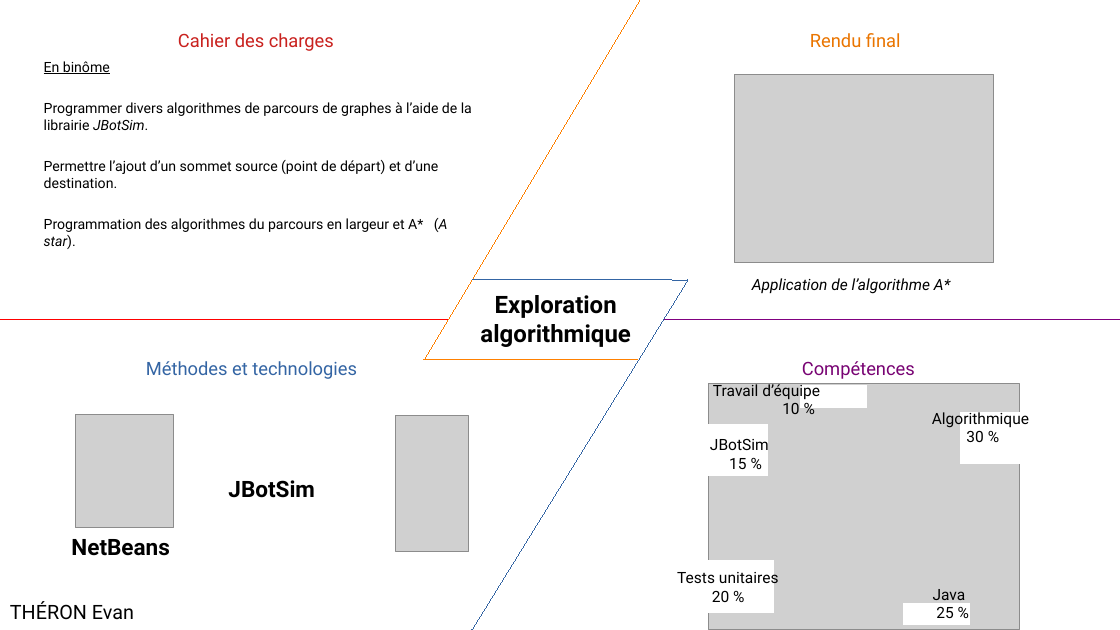
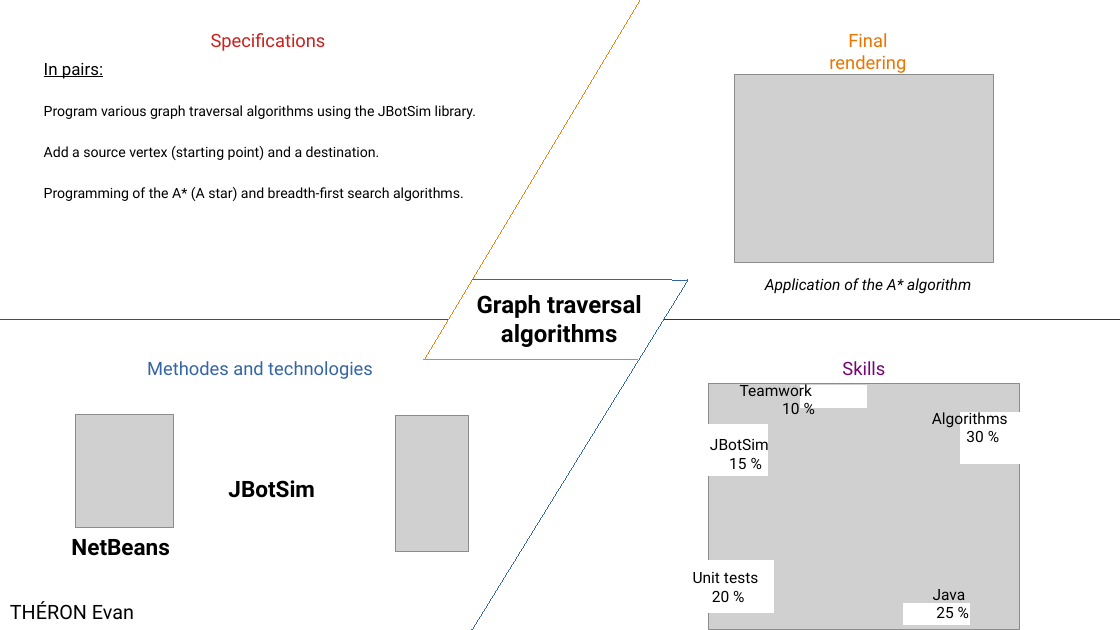
Before and after one commit to evtheron/portfolio, a slide deck: slide 1 of RetEx/Projet_Exploration_Algo_RetEx.odp. Drawn at 1120x630 pixels with LibreOffice and Linux fonts; fonts in the diff are those of the drawing; grey boxes stand for pictures. Boxes give left, top, right and bottom in pixels: in the first picture for what was removed or moved away, otherwise in the second. Text is boxed around its words. In the diff, an @@ line names an element or a change of style, - is before the commit and + after.

```diff
--- a/RetEx/Projet_Exploration_Algo_RetEx.odp
+++ b/RetEx/Projet_Exploration_Algo_RetEx.odp
@@ text at bbox=[211, 33, 326, 51]: text changed @@
-Cahier des charges
+Specifications
@@ text at bbox=[829, 33, 906, 73]: text changed @@
-Rendu final
+Final rendering
@@ text at bbox=[44, 63, 476, 201]: text changed @@
-En binôme
-Programmer divers algorithmes de parcours de graphes à l’aide de la librairie JBotSim.
-Permettre l’ajout d’un sommet source (point de départ) et d’une destination.
-Programmation des algorithmes du parcours en largeur et A* (A star).
+In pairs:
+Program various graph traversal algorithms using the JBotSim library.
+Add a source vertex (starting point) and a destination.
+Programming of the A* (A star) and breadth-first search algorithms.
@@ text at bbox=[477, 295, 642, 347]: text changed @@
-Exploration algorithmique
+Graph traversal algorithms
@@ text at bbox=[765, 278, 971, 294]: text changed @@
-Application de l’algorithme A*
+Application of the A* algorithm
@@ text at bbox=[147, 361, 373, 379]: text changed @@
-Méthodes et technologies
+Methodes and technologies
@@ text at bbox=[740, 382, 813, 400]: text changed @@
-Travail d’équipe
+Teamwork
@@ text at bbox=[842, 361, 885, 375]: text changed @@
-Compétences
+Skills
@@ text at bbox=[932, 412, 1008, 428]: text changed @@
-Algorithmique
+Algorithms
@@ text at bbox=[693, 572, 758, 583]: text changed @@
-Tests unitaires
+Unit tests
```
Also in this commit, not shown: 32 other files.
